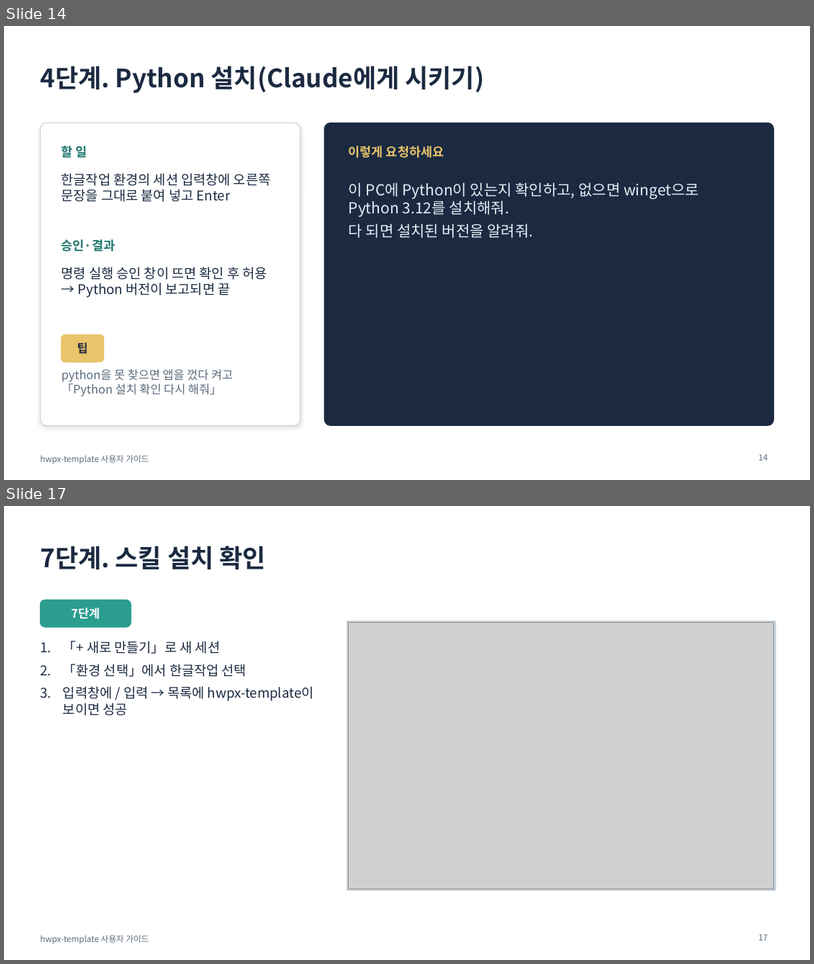
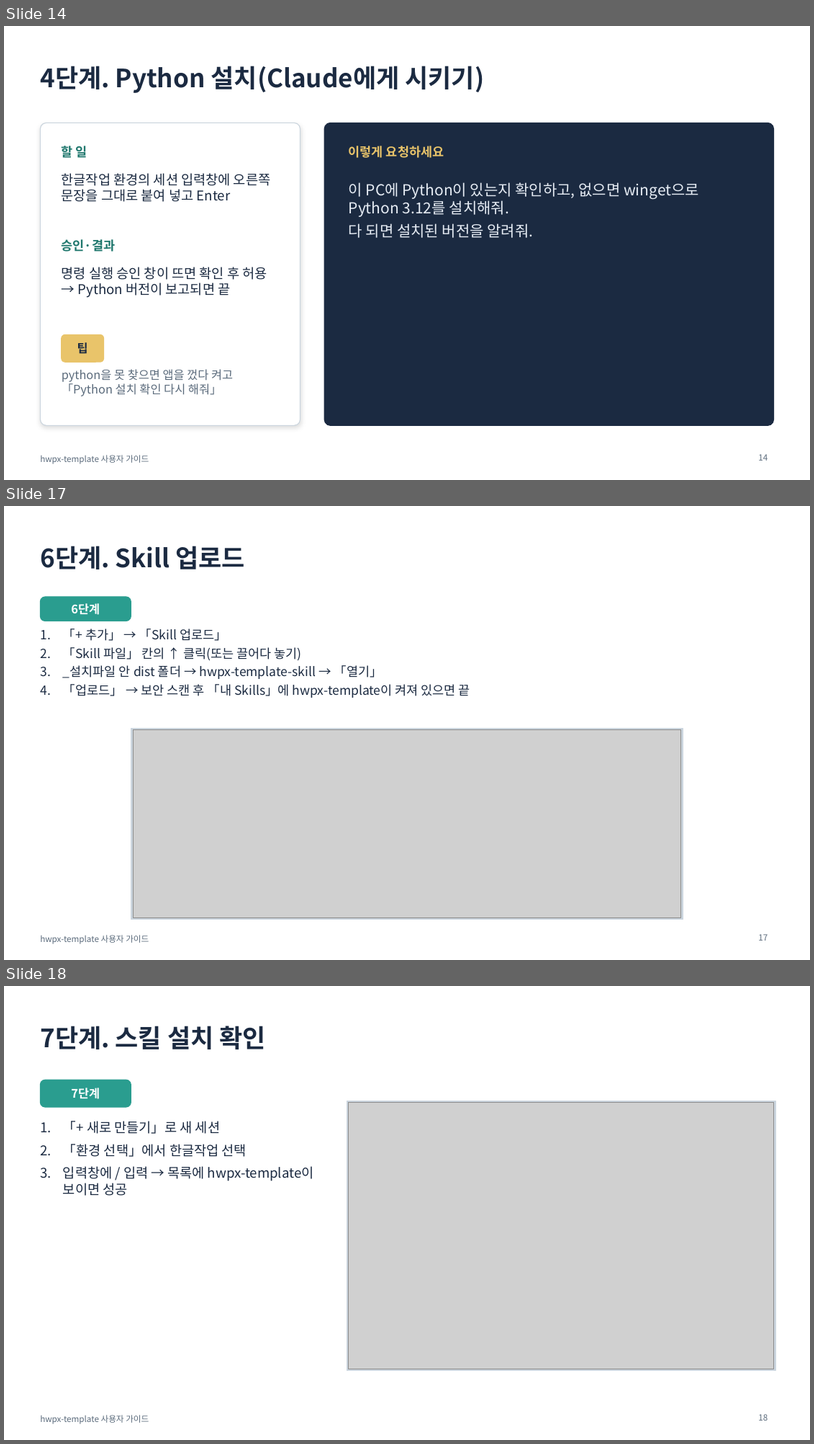
Before and after one commit to emilyJ7/hwpx-template-public, a slide deck: docs/사용자가이드.pptx. Shown one above the other, each under a label of ours: slides 14 and 17 before the commit, slides 14, 17 and 18 after it; the slides between them are not shown. The pictures are 814x964 and 814x1444 pixels, drawn with LibreOffice and Linux fonts; fonts in the diff are those of the drawing; grey boxes stand for pictures. Boxes give left, top, right and bottom in pixels: in the first picture for what was removed or moved away, otherwise in the second. Text is boxed around its words. In the diff, an @@ line names an element or a change of style, - is before the commit and + after.

```diff
--- a/docs/사용자가이드.pptx
+++ b/docs/사용자가이드.pptx
@@ slide 17 added at <box>4,506,810,960</box>, background #FFFFFF; not listed: 1 template element that a slide beside it also shows @@
@@ title added at <box>40,546,245,569</box>, 30 pt, text #1B2A41, bold @@
+6단계. Skill 업로드
@@ rounded rectangle added at <box>40,597,131,621</box>, fill #2A9D8F, outline #2A9D8F 1 pt @@
@@ text added at <box>71,603,100,615</box>, 14 pt, text #FFFFFF, bold @@
+6단계
@@ text added at <box>63,628,471,698</box>, 15 pt, text #1B2A41 @@
+1. 「+ 추가」 → 「Skill 업로드」
+2. 「Skill 파일」 칸의 ↑ 클릭(또는 끌어다 놓기)
+3. _설치파일 안 dist 폴더 → hwpx-template-skill → 「열기」
+4. 「업로드」 → 보안 스캔 후 「내 Skills」에 hwpx-template이 켜져 있으면 끝
@@ rectangle added at <box>131,728,683,919</box>, fill #CBD5DE, outline #CBD5DE 1 pt @@
@@ picture added at <box>133,730,681,917</box> @@
@@ page number added at <box>759,934,768,940</box>, 10 pt, text #5B6B7C @@
+17
@@ what was slide 17 is now slide 18 @@
@@ page number at <box>759,1414,768,1420</box>: text changed @@
-17
+18
```
Also in this commit, not shown: 3 slides changed, 8 other files.
